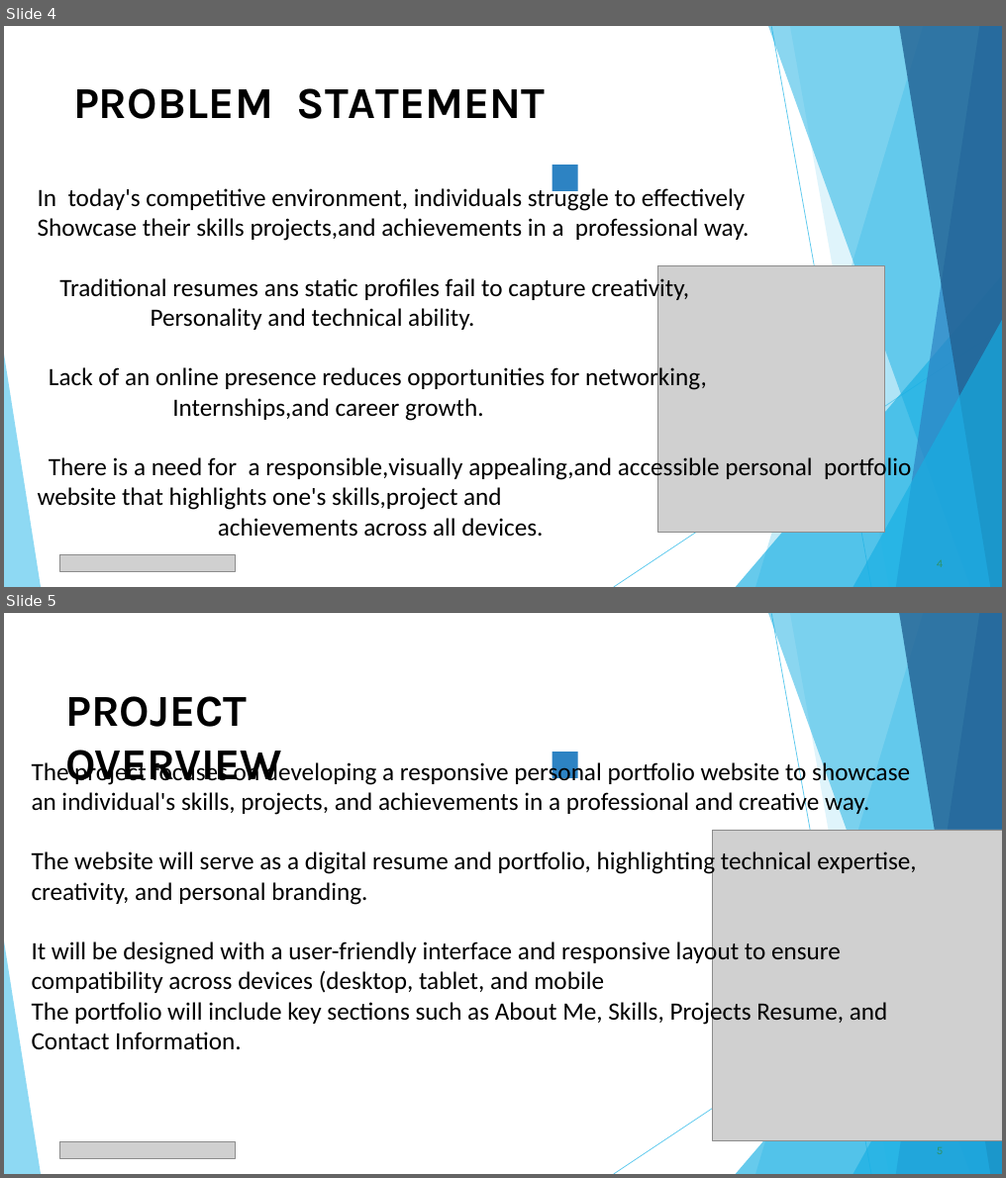
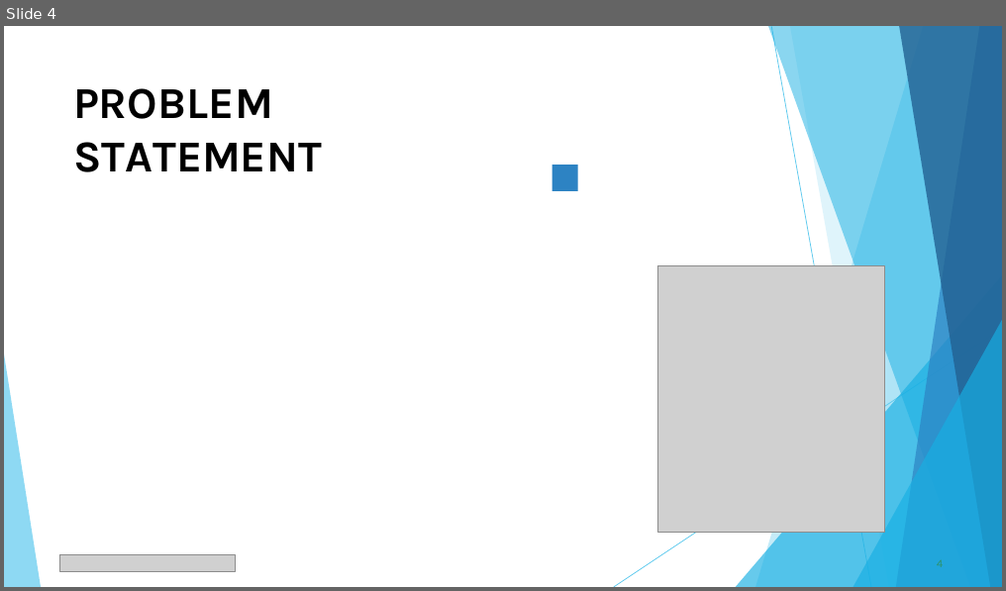
Before and after one commit to mahesh06periyasamy-dot/Maheswari-, a slide deck: PPT FWD TNSDC 2025.pptx. Shown one above the other, each under a label of ours: slides 4 and 5 before the commit, slide 4 after it. The pictures are 1006x1178 and 1006x591 pixels, drawn with LibreOffice and Linux fonts; fonts in the diff are those of the drawing; grey boxes stand for pictures. Boxes give left, top, right and bottom in pixels: in the first picture for what was removed or moved away, otherwise in the second. Text is boxed around its words. In the diff, an @@ line names an element or a change of style, - is before the commit and + after.

```diff
--- a/PPT FWD TNSDC 2025.pptx
+++ b/PPT FWD TNSDC 2025.pptx
@@ slide 5 removed at box(4, 613, 1002, 1174), background #FFFFFF; not listed: 10 template elements that a slide beside it also shows @@
@@ title removed at box(65, 696, 282, 785) @@
-PROJECT OVERVIEW
@@ text removed at box(32, 760, 916, 1051) @@
-The project focuses on developing a responsive personal portfolio website to showcase an individual's skills, projects, and achievements in a professional and creative way.
-The website will serve as a digital resume and portfolio, highlighting technical expertise, creativity, and personal branding.
-It will be designed with a user-friendly interface and responsive layout to ensure compatibility across devices (desktop, tablet, and mobile
-The portfolio will include key sections such as About Me, Skills, Projects Resume, and Contact Information.
@@ freeform shape removed at box(552, 752, 577, 777) @@
@@ picture removed at box(713, 830, 1002, 1143) @@
@@ picture removed at box(59, 1143, 235, 1158) @@
@@ page number removed at box(937, 1148, 944, 1155) @@
-5
@@ slide 4 changed as well @@
@@ title "PROBLEM STATEMENT" rewrapped from box(73, 88, 546, 119) to box(73, 88, 322, 173) @@
@@ text removed at box(38, 185, 911, 537) @@
-In today's competitive environment, individuals struggle to effectively
-Showcase their skills projects,and achievements in a professional way.
-Traditional resumes ans static profiles fail to capture creativity,
-Personality and technical ability.
-Lack of an online presence reduces opportunities for networking,
-Internships,and career growth.
-There is a need for a responsible,visually appealing,and accessible personal portfolio website that highlights one's skills,project and
-achievements across all devices.
```
Also in this commit, not shown: 7 other slides changed, 3 slides added, 2 other slides removed.
